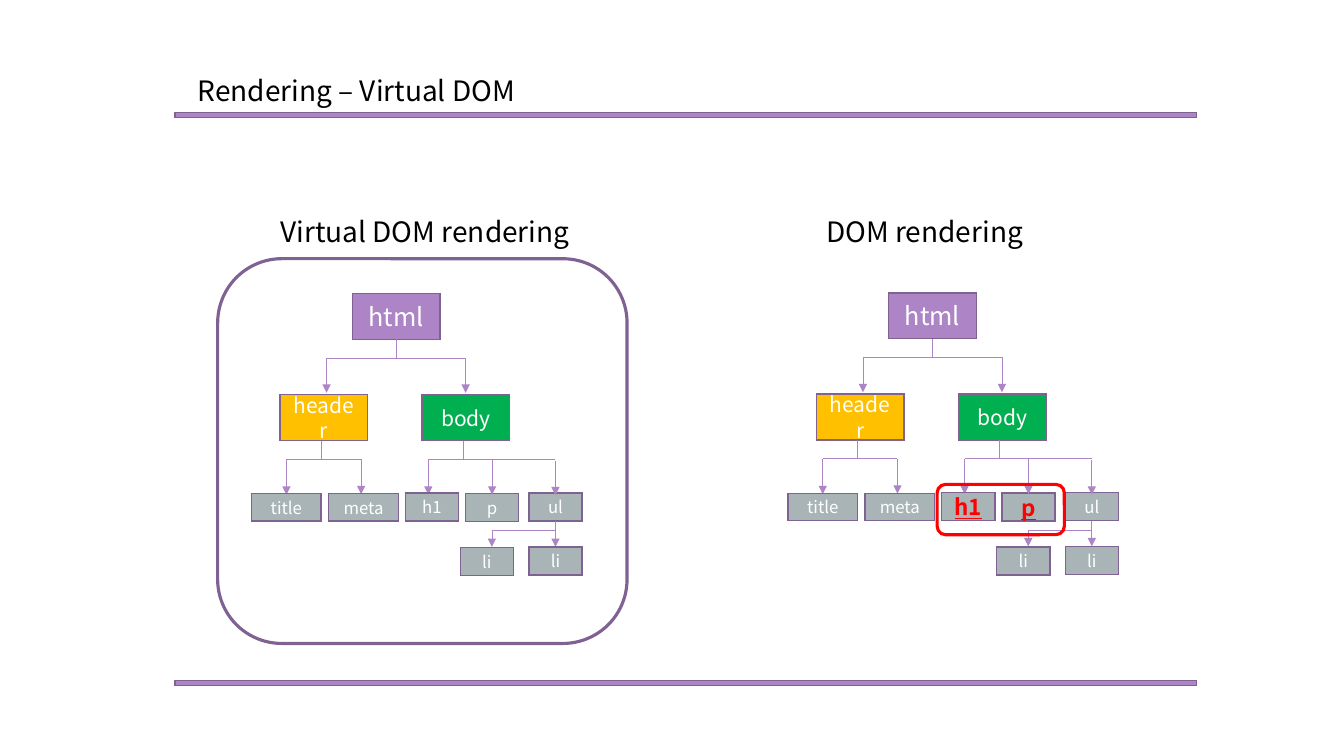
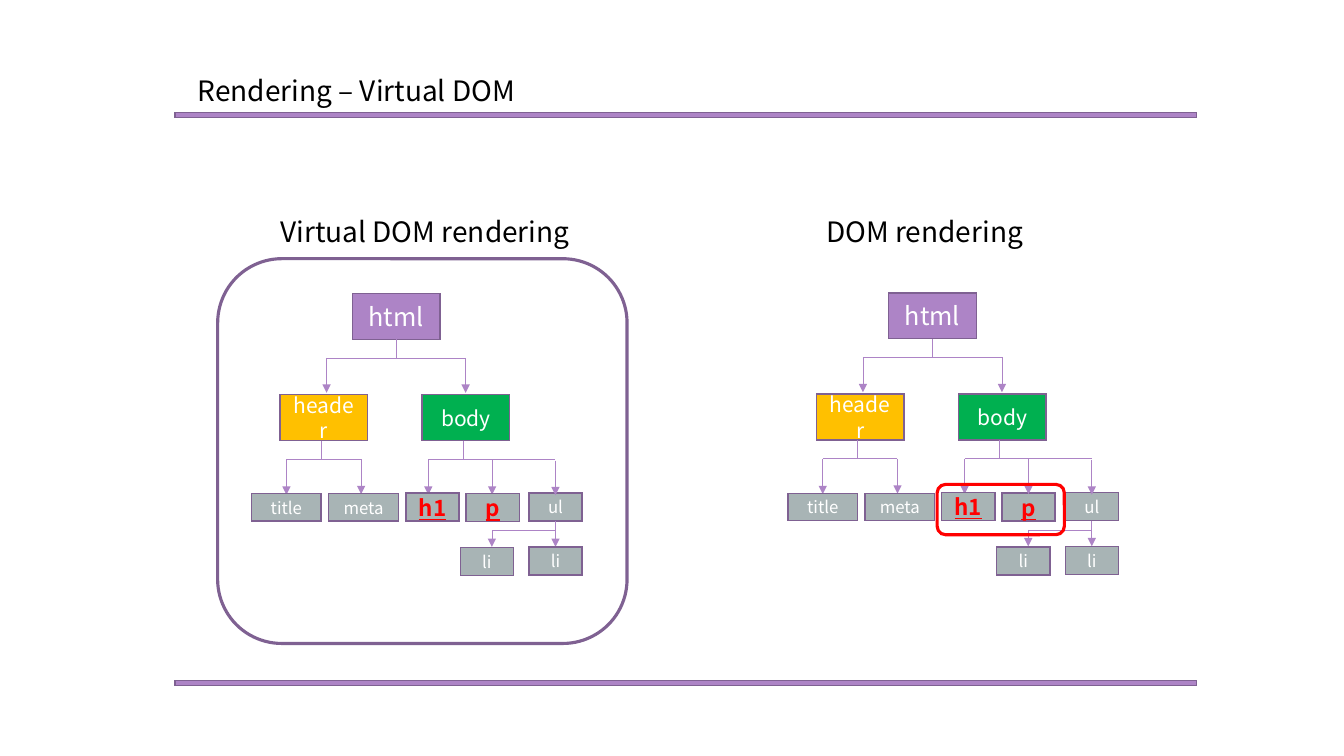
Before and after one commit to Mikusnuz/MyPractice, a slide deck: slide 8 of Study/6. React.pptx. Drawn at 1344x756 pixels with LibreOffice and Linux fonts; fonts in the diff are those of the drawing. Boxes give left, top, right and bottom in pixels: in the first picture for what was removed or moved away, otherwise in the second. Text is boxed around its words. In the diff, an @@ line names an element or a change of style, - is before the commit and + after.

```diff
--- a/Study/6. React.pptx
+++ b/Study/6. React.pptx
@@ rectangle "h1" at bbox=[406, 493, 460, 521]: size 12 to 16 pt, text colour #FFFFFF to #FF0000, bold on, underline on @@
@@ rectangle "p" at bbox=[466, 494, 519, 522]: size 12 to 16 pt, text colour #FFFFFF to #FF0000, bold on, underline on @@
```
Also in this commit, not shown: 3 other slides changed, 7 slides added, 1 slide removed, 5 other files.
